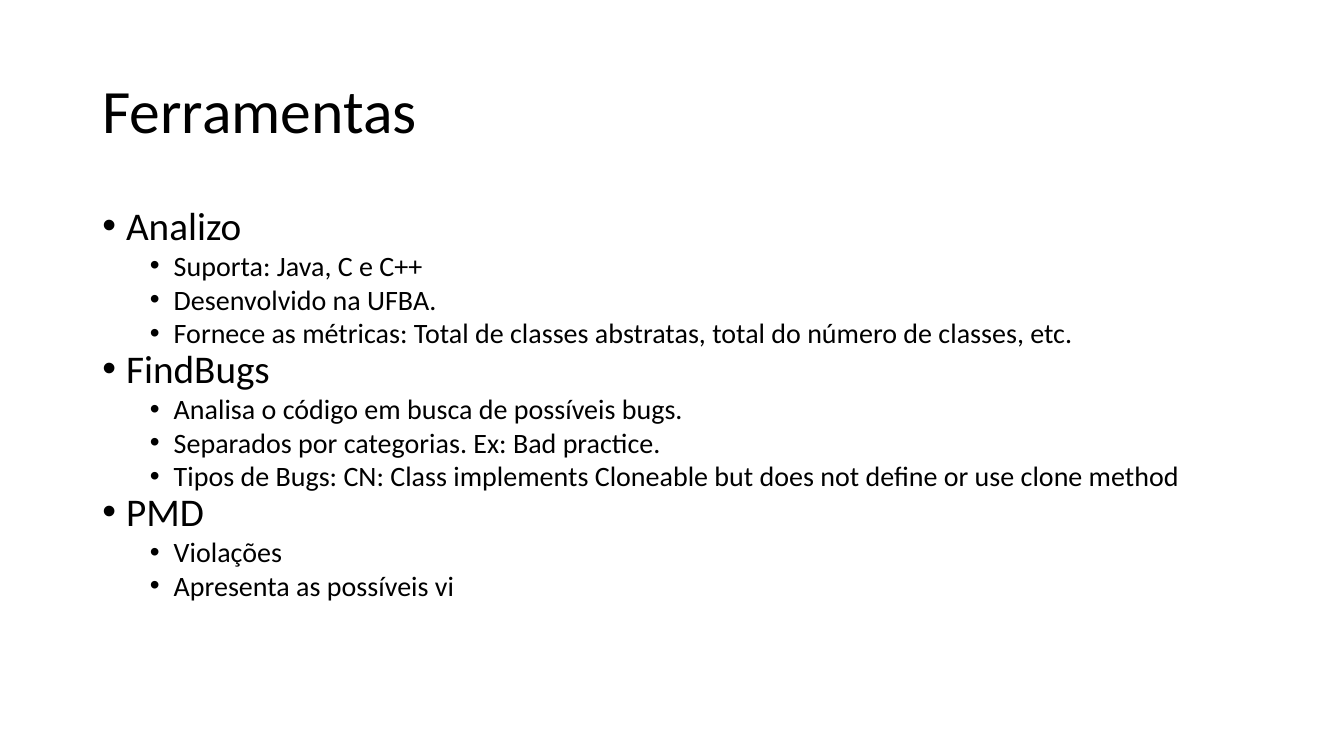
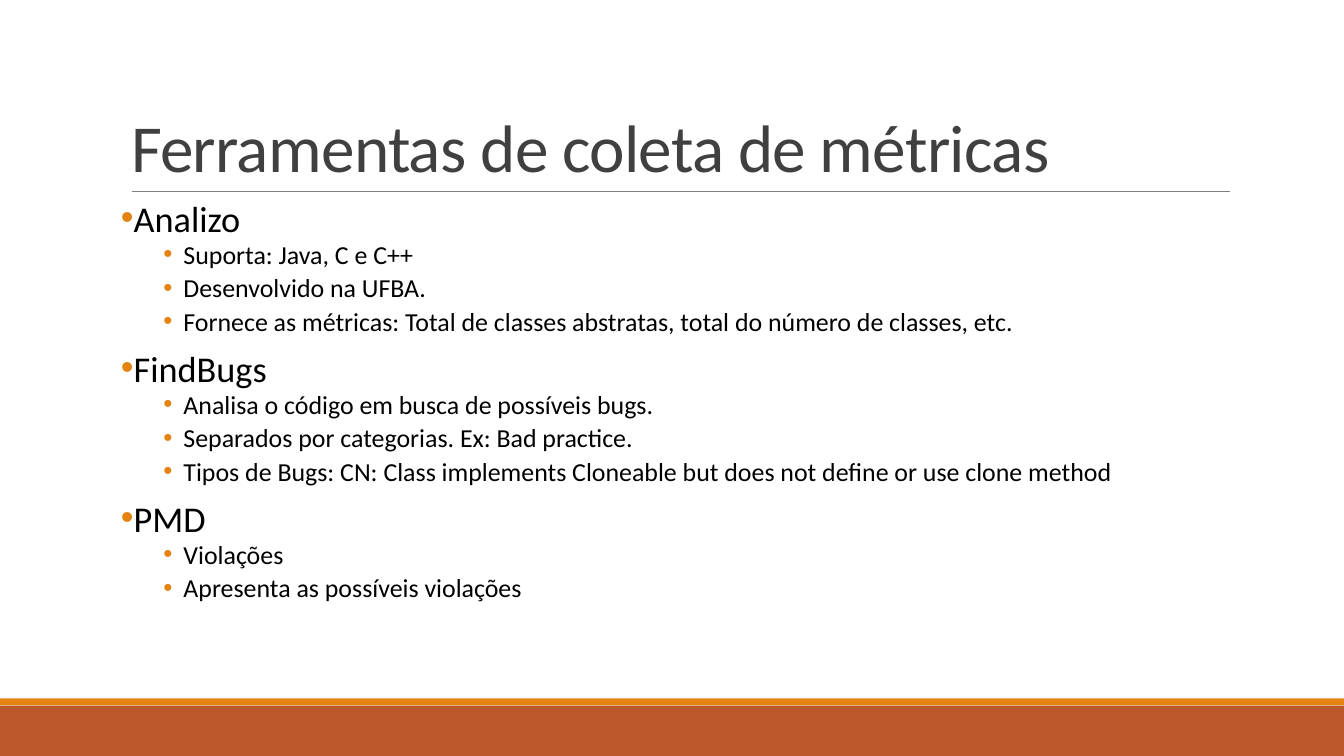
Before and after one commit to gutorc92/apresentacaoTCU, a slide deck: slide 10 of apresentacao.pptx (slide 11 before the commit). Drawn at 1344x756 pixels with LibreOffice and Linux fonts; fonts in the diff are those of the drawing. Boxes give left, top, right and bottom in pixels: in the first picture for what was removed or moved away, otherwise in the second. Text is boxed around its words. In the diff, an @@ line names an element or a change of style, - is before the commit and + after.

Commit message:
Final apresentacao

fadsfajldkfjal

```diff
--- a/apresentacao.pptx
+++ b/apresentacao.pptx
@@ text removed at [102,93,416,134] @@
-Ferramentas
@@ title added at [131,125,1049,173], 48 pt, text #404040 @@
+Ferramentas de coleta de métricas
@@ text "Analizo": place and size @@
-text "Analizo" at [126,212,1179,601]
+text "Analizo" at [134,206,1111,602]
@@ line added from (132, 192) to (1231, 192), #808080 0.5 pt @@
@@ text at [134,206,1111,569]: size 28 to 25.9 pt in "Analizo", "FindBugs", "PMD"; size 20 to 18.5 pt in "Suporta: Java, C e C++", "Desenvolvido na UFBA.", "Fornece as métricas: Total de classes abstratas, ...", "Analisa o código em busca de possíveis ..." and 3 more places; indent changed; line spacing 0.9 to 0.7; more space between paragraphs; line spacing 1 to 0.8 @@
@@ text at [183,579,522,602]: text changed; size 20 to 18.5 pt @@
-    • Apresenta as possíveis vi
+    • Apresenta as possíveis violações
@@ rectangle added at [0,706,1344,756], fill #BD582C @@
@@ rectangle added at [0,699,1344,706], fill #E48312 @@
```
Also in this commit, not shown: 9 other slides changed, 5 slides added, 5 slides removed, 5 other files.
